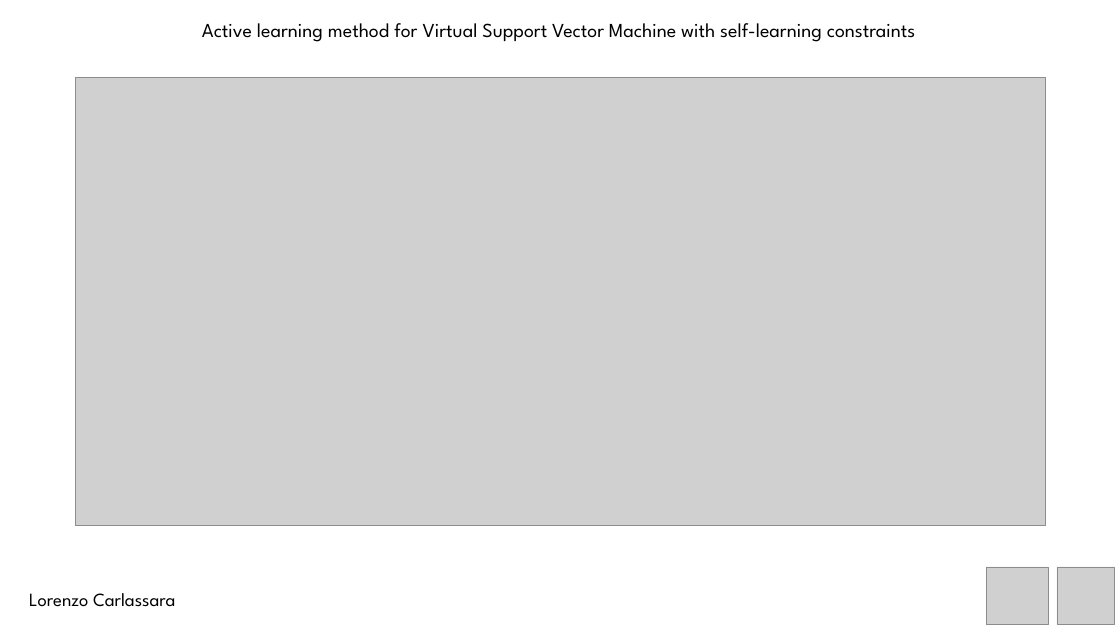
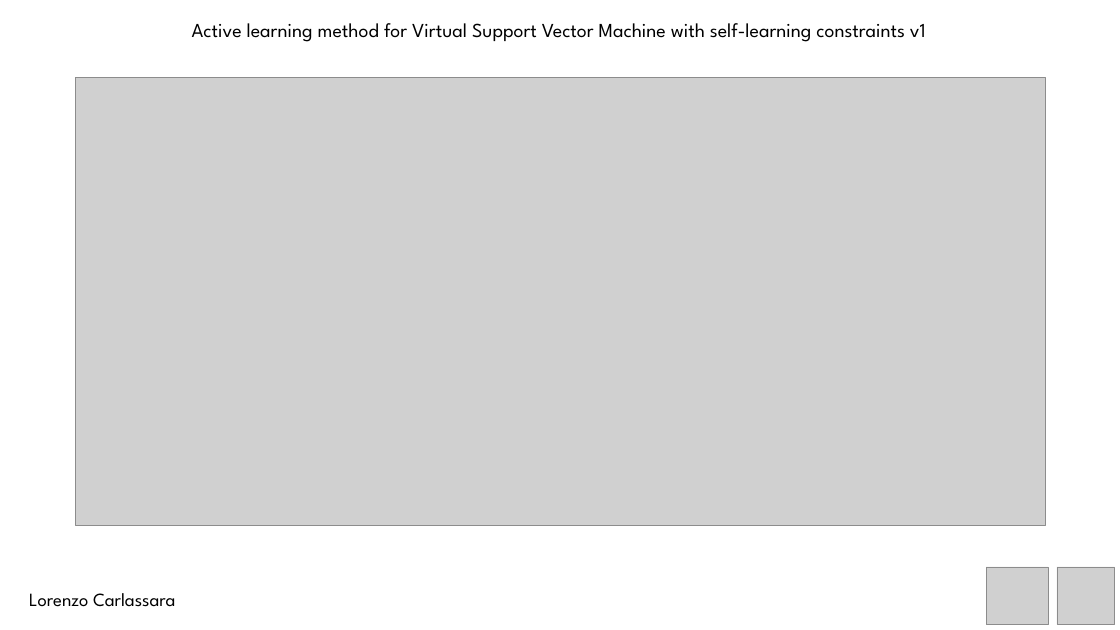
Before and after one commit to carls31/active-learning-virtual-SVM, a slide deck: slide 9 of presentation_CARLASSARA_10601118.pptx. Drawn at 1120x630 pixels with LibreOffice and Linux fonts; fonts in the diff are those of the drawing; grey boxes stand for pictures. Boxes give left, top, right and bottom in pixels: in the first picture for what was removed or moved away, otherwise in the second. Text is boxed around its words. In the diff, an @@ line names an element or a change of style, - is before the commit and + after.

```diff
--- a/presentation_CARLASSARA_10601118.pptx
+++ b/presentation_CARLASSARA_10601118.pptx
@@ text at <box>192,23,926,42</box>: text changed @@
-Active learning method for Virtual Support Vector Machine with self-learning constraints
+Active learning method for Virtual Support Vector Machine with self-learning constraints v1
```
Also in this commit, not shown: 2 other slides changed, 4 slides added, 14 other files.
